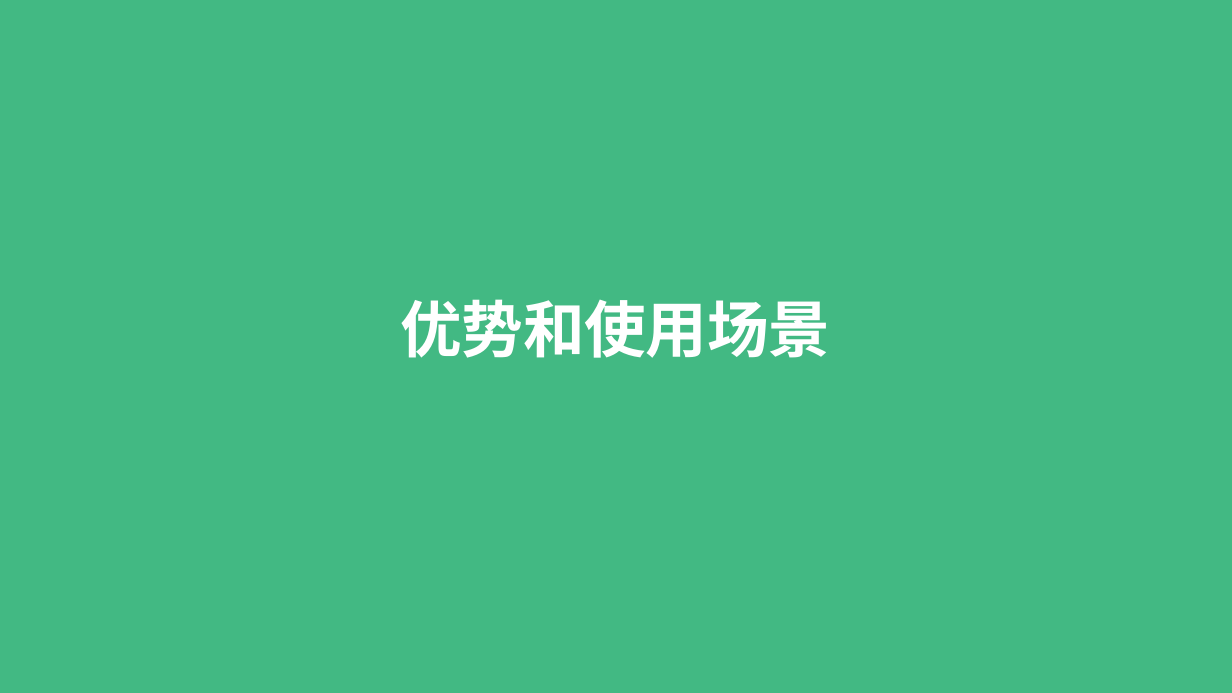
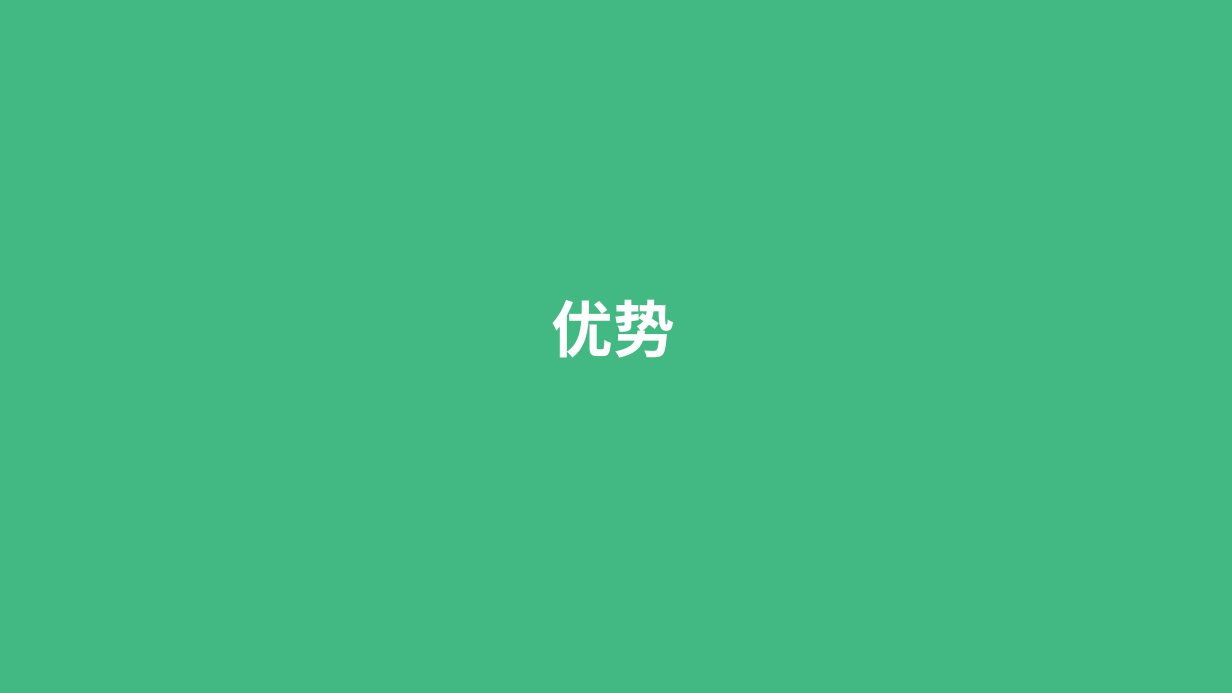
Before and after one commit to RamirezET/vue-sharing, a slide deck: slide 23 of Vue 2.pptx. Drawn at 1232x693 pixels with LibreOffice and Linux fonts; fonts in the diff are those of the drawing. Boxes give left, top, right and bottom in pixels: in the first picture for what was removed or moved away, otherwise in the second. Text is boxed around its words. In the diff, an @@ line names an element or a change of style, - is before the commit and + after.

```diff
--- a/Vue 2.pptx
+++ b/Vue 2.pptx
@@ title at (x1=552, y1=299, x2=675, y2=358): text changed @@
-优势和使用场景
+优势
```
Also in this commit, not shown: 7 other slides changed, 7 other files.
